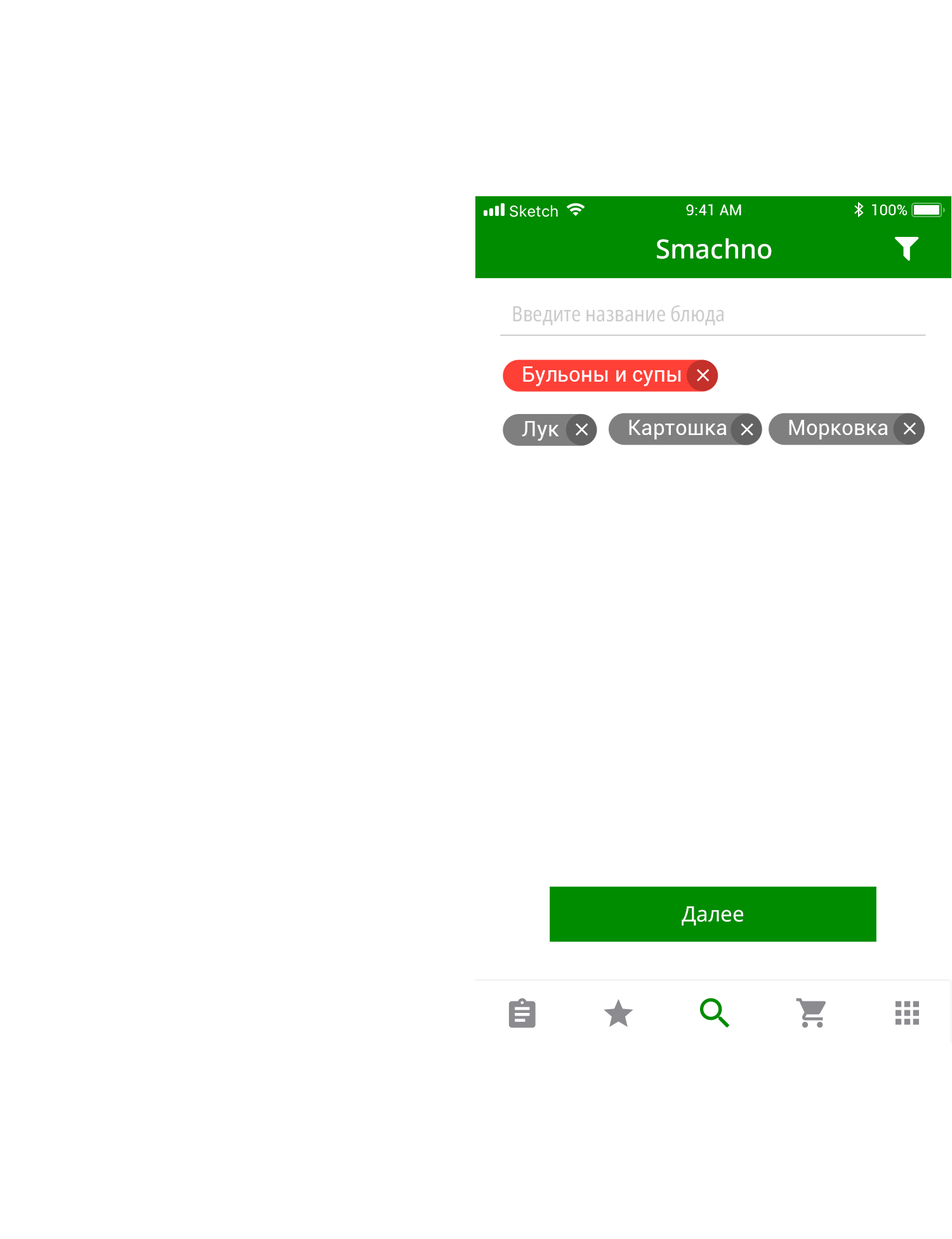
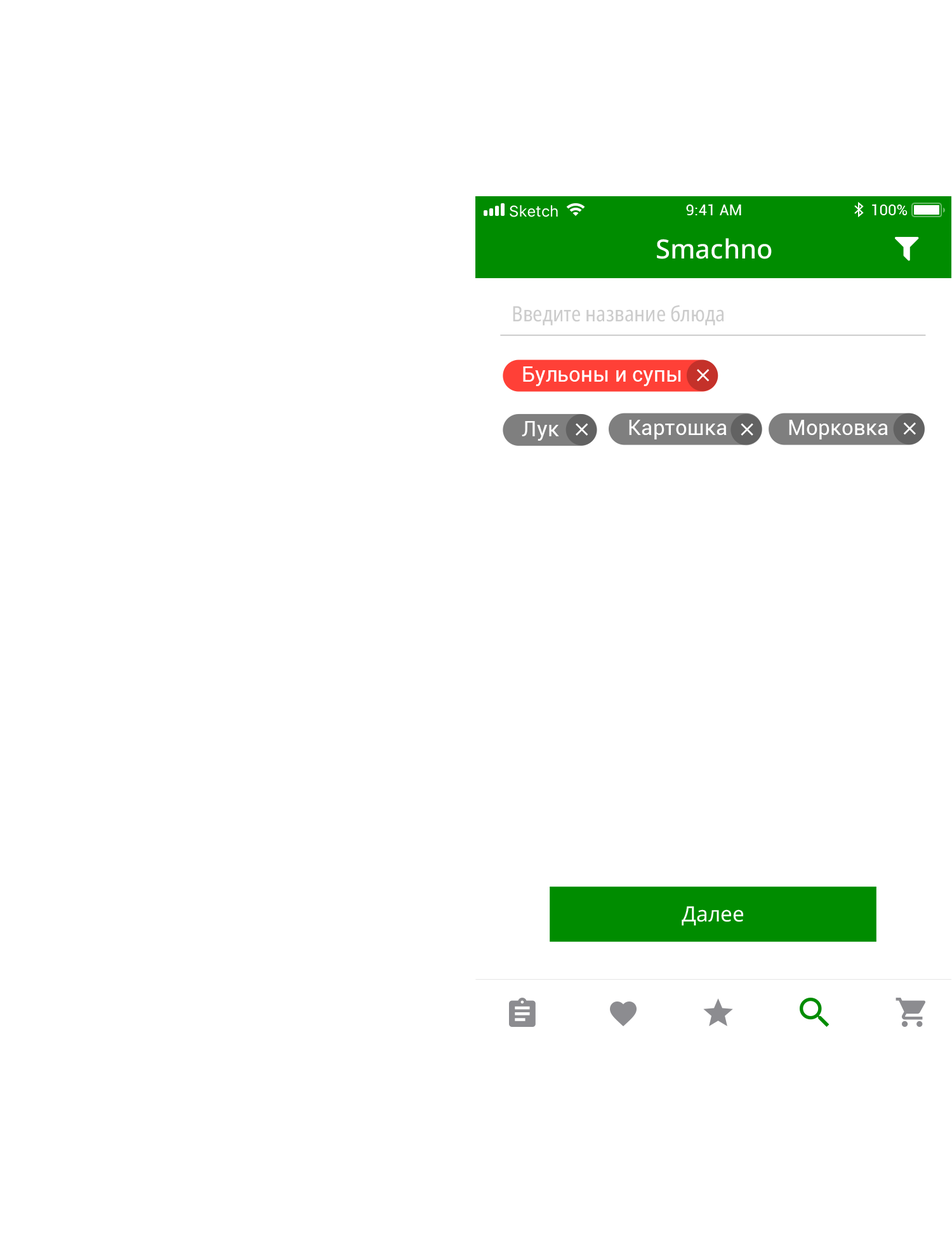
Layered file, before and after one edit (952px x 1239px). Changes by layer:
unmasked "Compound Shape" (1st of 15, in "smachno_search_tag" › "Group 1" › "navigator_bar") over [657, 238, 772, 260]
removed layer "-e-more" from group "menu" over [895, 1000, 920, 1025]
added layer "-e-recommendation" in group "menu" over [610, 1001, 637, 1026]
painted on "-e-home", unmasked it over [508, 997, 536, 1028]
painted on "-e-favorit", unmasked it over [603, 997, 734, 1027]
painted on "-e-search", unmasked it over [699, 997, 830, 1028]
painted on "-e-shop", unmasked it over [796, 997, 926, 1028]
painted on "Compound Shape" (2nd of 15, in "smachno_search_tag" › "Group 1" › "menu"), unmasked it over [475, 979, 952, 1043]
unmasked "Compound Shape" (15th of 15, in "smachno_search_tag") over [475, 238, 952, 1043]
